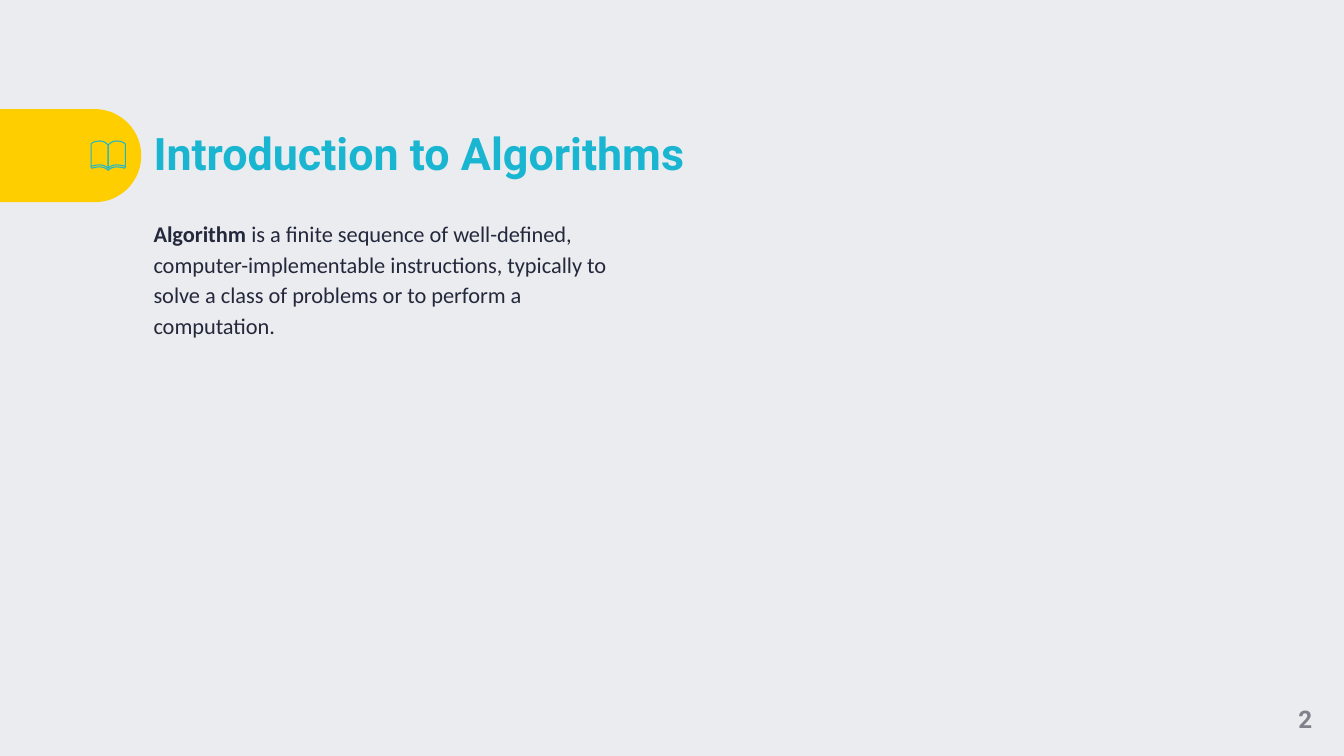
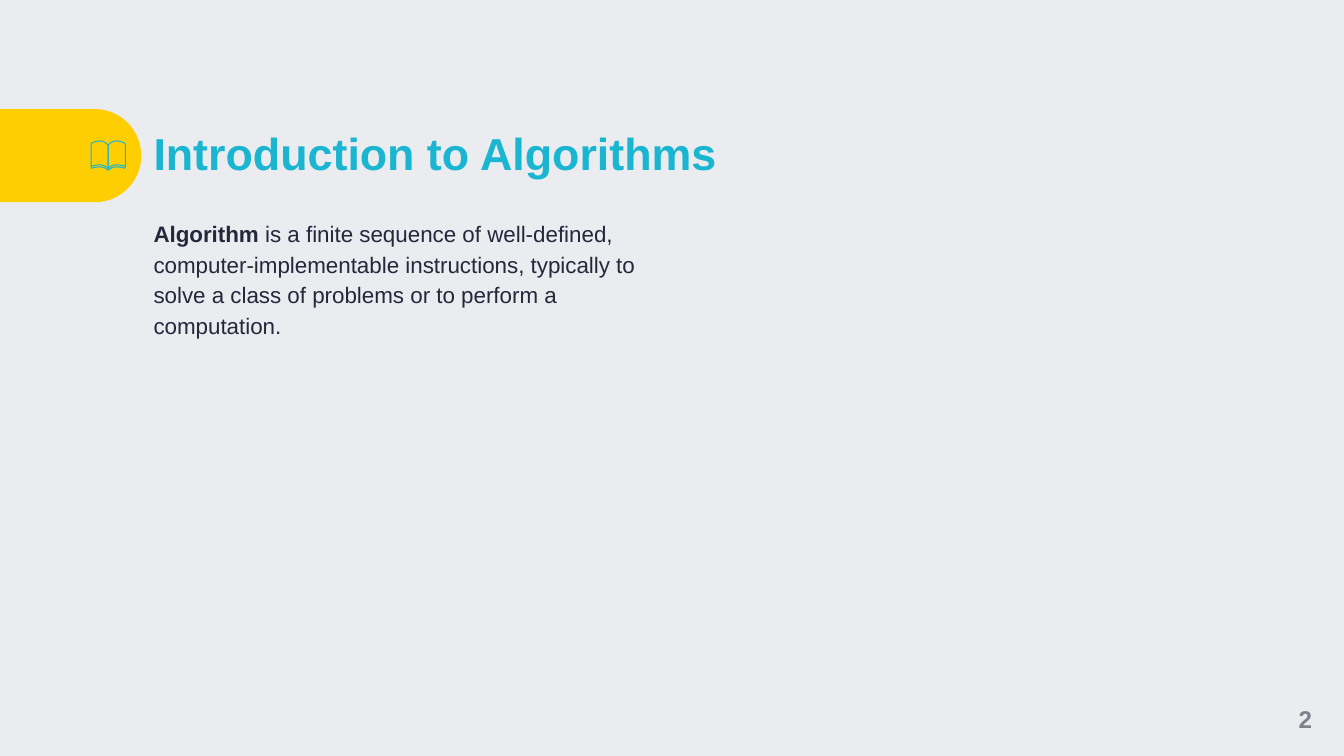
Before and after one commit to TigranVardanyan/Algorithms-and-Data-structures, a slide deck: slide 2 of ds&a.pptx. Drawn at 1344x756 pixels with LibreOffice and Linux fonts; fonts in the diff are those of the drawing; background and template pictures are left out. Boxes give left, top, right and bottom in pixels: in the first picture for what was removed or moved away, otherwise in the second. Text is boxed around its words. In the diff, an @@ line names an element or a change of style, - is before the commit and + after.

```diff
--- a/ds&a.pptx
+++ b/ds&a.pptx
@@ title "Introduction to Algorithms" at [154, 137, 716, 179]: font Roboto to Arial @@
@@ text "Algorithm is a finite sequence ..." at [154, 225, 635, 339]: font Calibri to Arial @@
```
Also in this commit, not shown: 26 other slides changed.
